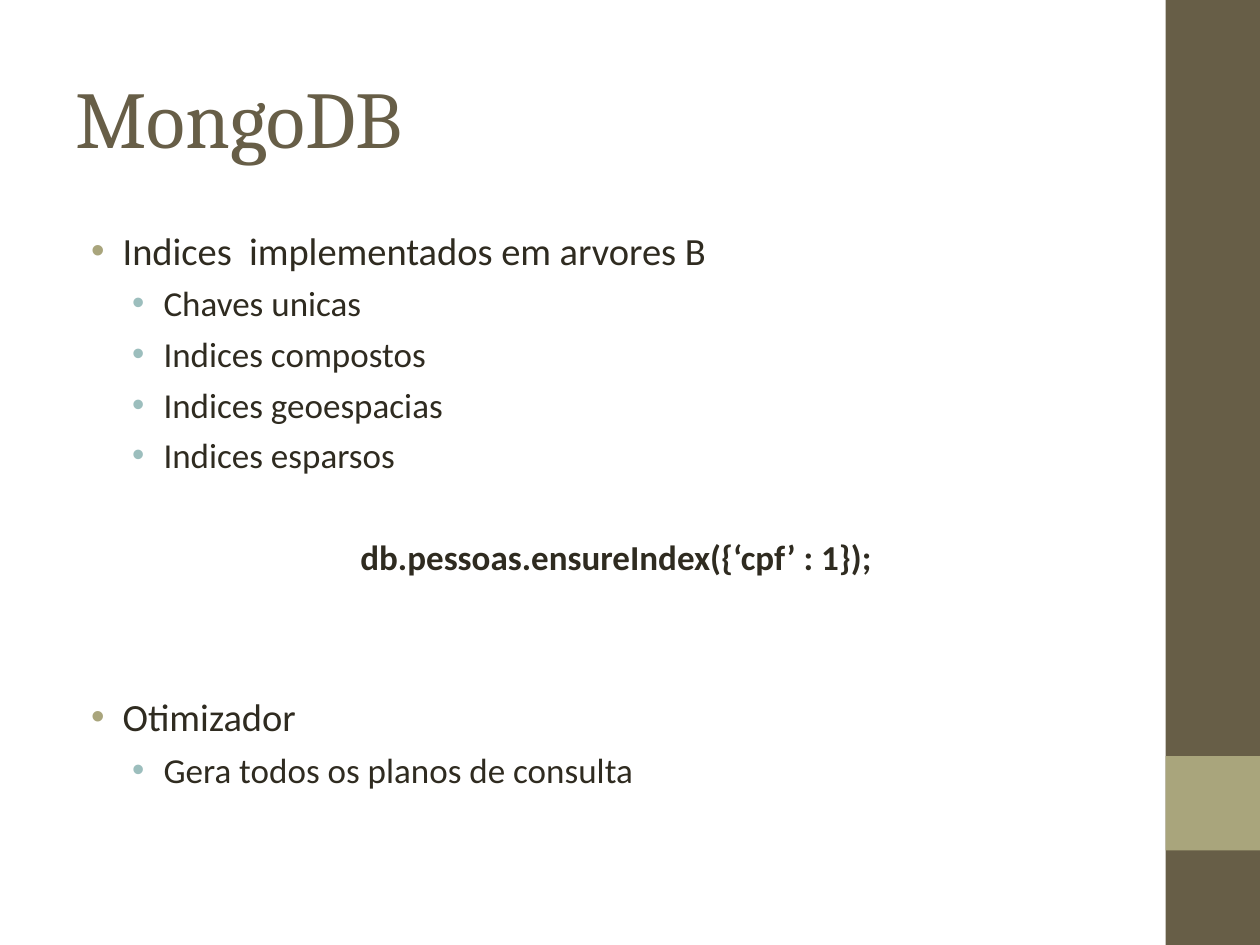
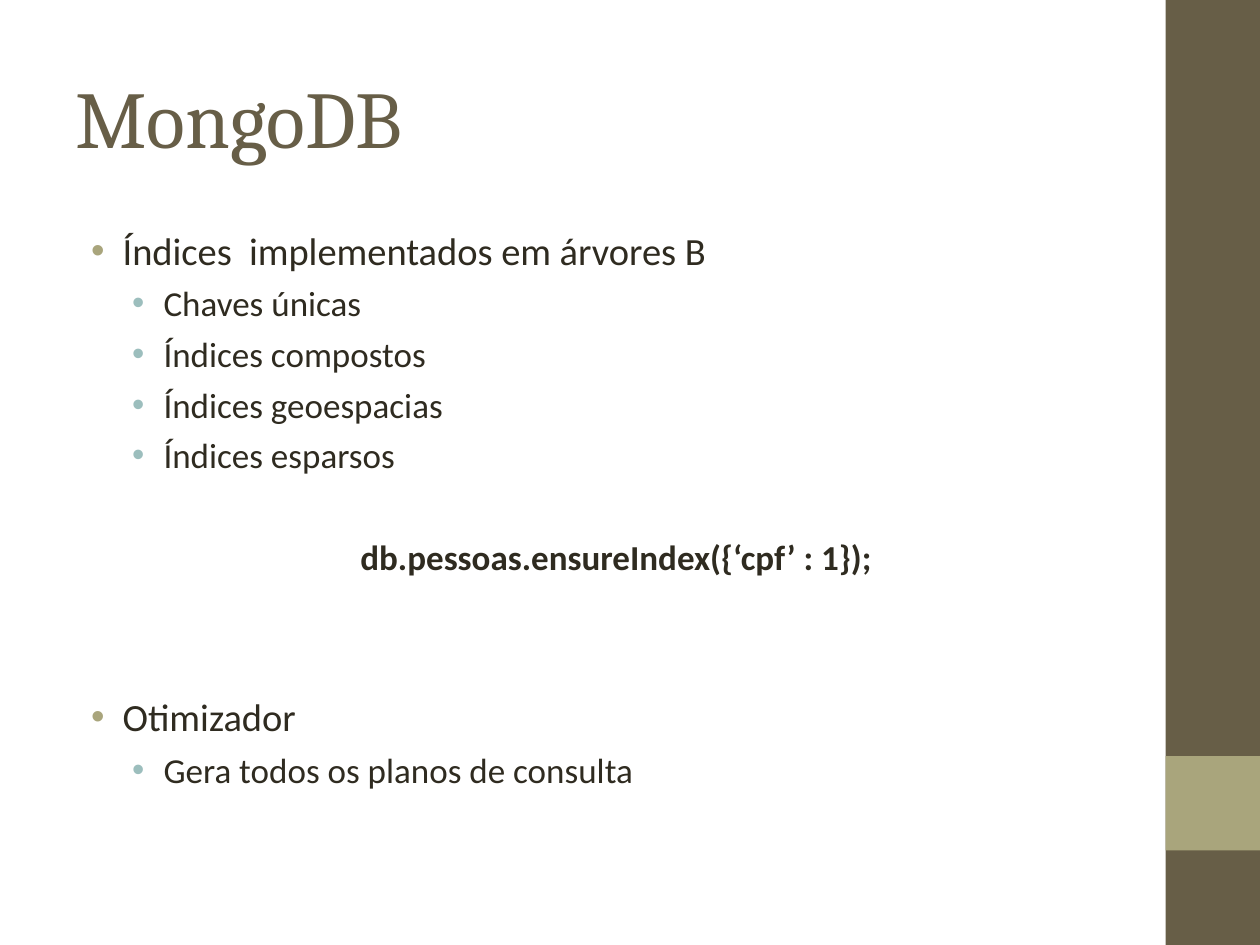
Before and after one commit to biacpaixao/Projeto_Final, a slide deck: slide 22 of apresentacao_projeto_final.ppt. Drawn at 1260x945 pixels with LibreOffice and Linux fonts; fonts in the diff are those of the drawing; background and template pictures are left out. Boxes give left, top, right and bottom in pixels: in the first picture for what was removed or moved away, otherwise in the second. Text is boxed around its words. In the diff, an @@ line names an element or a change of style, - is before the commit and + after.

```diff
--- a/apresentacao_projeto_final.ppt
+++ b/apresentacao_projeto_final.ppt
@@ text at bbox=[123, 233, 706, 474]: text changed @@
-• Indices implementados em arvores B
-  • Chaves unicas
-  • Indices compostos
-  • Indices geoespacias
-  • Indices esparsos
+• Índices implementados em árvores B
+  • Chaves únicas
+  • Índices compostos
+  • Índices geoespacias
+  • Índices esparsos
```
Also in this commit, not shown: 9 other slides changed, 1 slide added, 1 slide removed.
